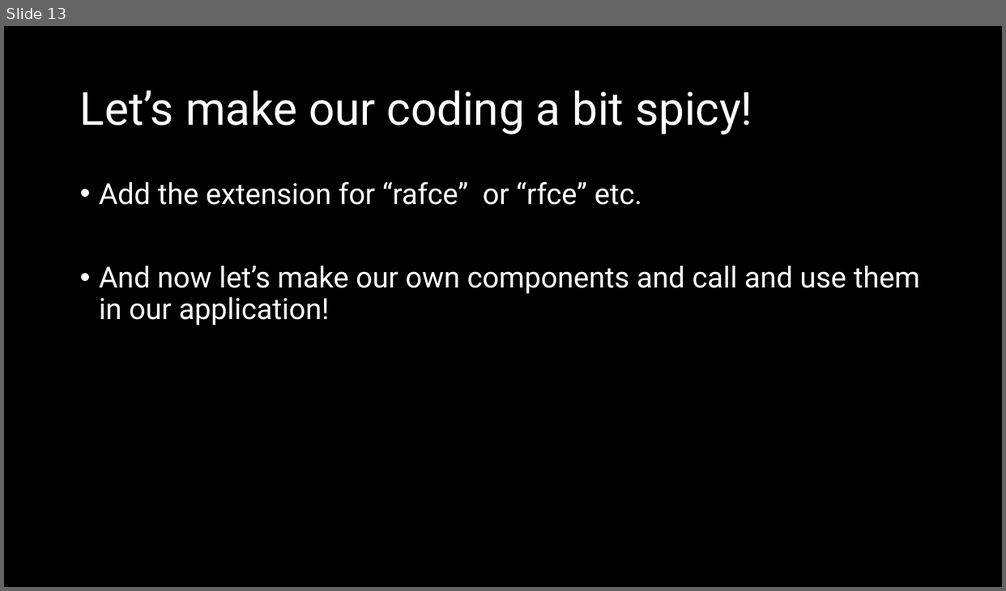
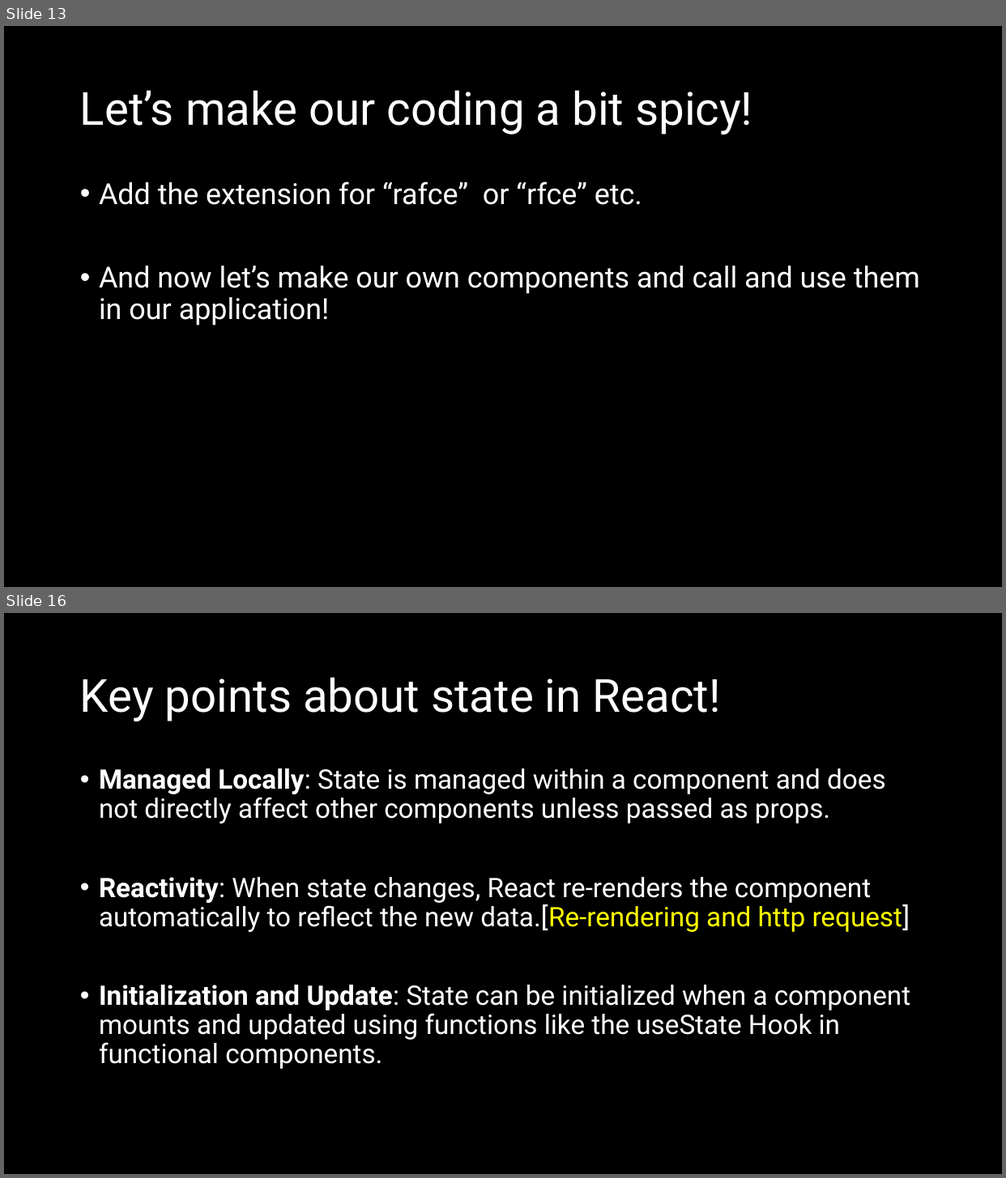
Before and after one commit to natiquekeyin/fall2024, a slide deck: JavaScript/Week10/Week10.pptx. Shown one above the other, each under a label of ours: slide 13 before the commit, slides 13 and 16 after it; the slides between them are not shown. The pictures are 1006x591 and 1006x1178 pixels, drawn with LibreOffice and Linux fonts; fonts in the diff are those of the drawing. Boxes give left, top, right and bottom in pixels: in the first picture for what was removed or moved away, otherwise in the second. Text is boxed around its words. In the diff, an @@ line names an element or a change of style, - is before the commit and + after.

```diff
--- a/JavaScript/Week10/Week10.pptx
+++ b/JavaScript/Week10/Week10.pptx
@@ slide 16 added at bbox=[4, 613, 1002, 1174], background #000000 @@
@@ title added at bbox=[80, 677, 721, 722], 44 pt, text #FFFFFF @@
+Key points about state in React!
@@ text added at bbox=[99, 769, 910, 1069], 25.9 pt, text #FFFFFF @@
+• Managed Locally: State is managed within a component and does not directly affect other components unless passed as props.
+• Reactivity: When state changes, React re-renders the component automatically to reflect the new data.[Re-rendering and http request]
+• Initialization and Update: State can be initialized when a component mounts and updated using functions like the useState Hook in functional components.
```
Also in this commit, not shown: 1 slide changed, 11 other slides added.
